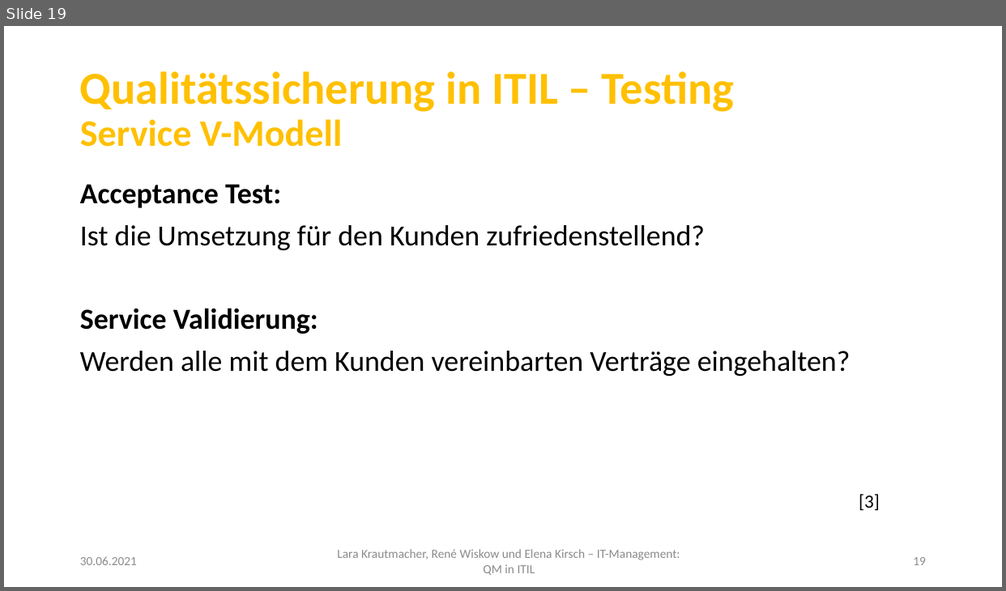
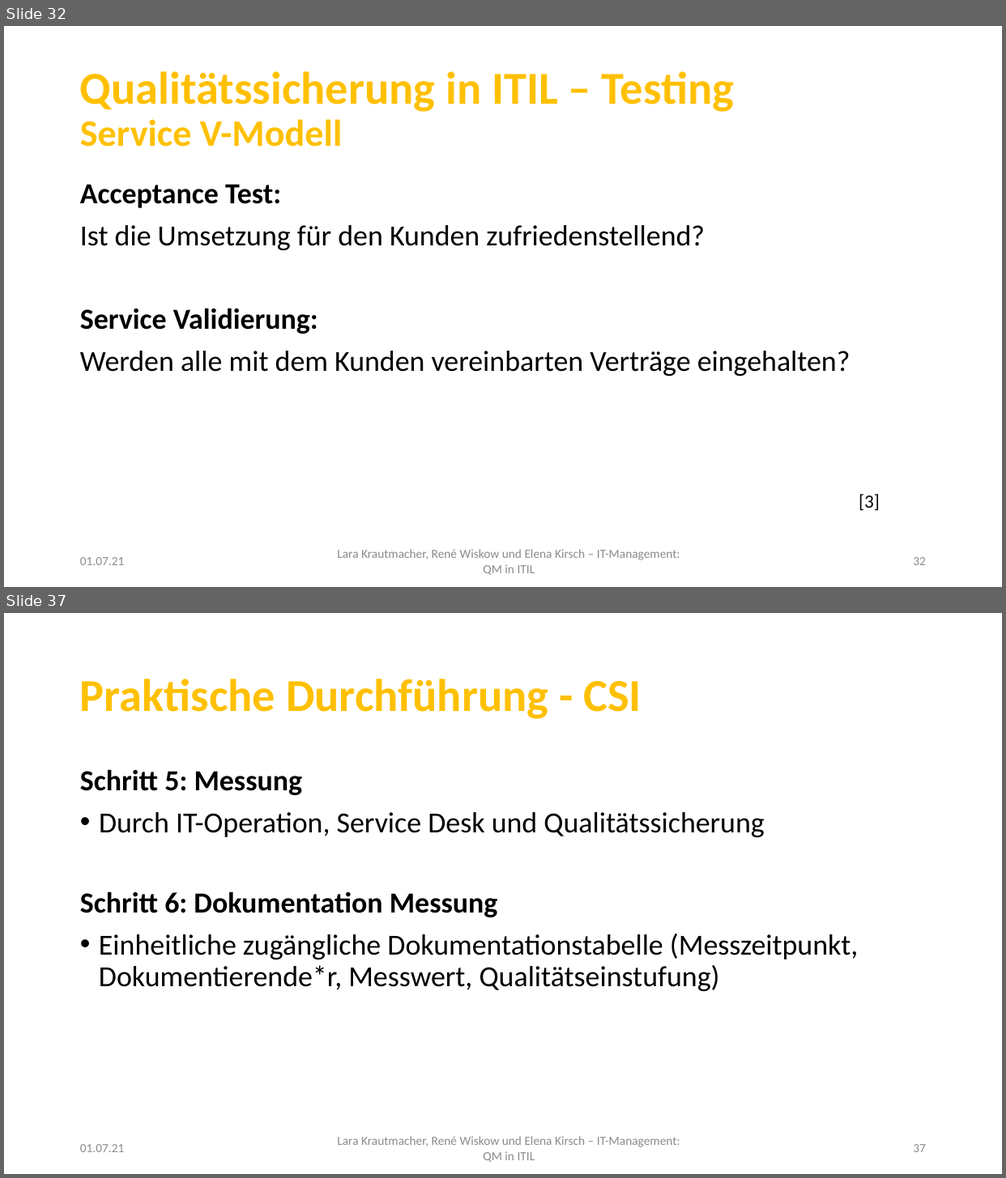
Before and after one commit to LaraKrauti/Qualitaetssicherung, a slide deck: LaraKrautmacher_RenéWiskow_ElenaKirsch_ITManagement.pptx. Shown one above the other, each under a label of ours: slide 19 before the commit, slides 32 and 37 after it; the slides between them are not shown. The pictures are 1006x591 and 1006x1178 pixels, drawn with LibreOffice and Linux fonts; fonts in the diff are those of the drawing; background and template pictures are left out. Boxes give left, top, right and bottom in pixels: in the first picture for what was removed or moved away, otherwise in the second. Text is boxed around its words. In the diff, an @@ line names an element or a change of style, - is before the commit and + after.

Commit message:
Folien Qualitätssicherung Theorie und Praxis

```diff
--- a/LaraKrautmacher_RenéWiskow_ElenaKirsch_ITManagement.pptx
+++ b/LaraKrautmacher_RenéWiskow_ElenaKirsch_ITManagement.pptx
@@ slide 37 added at <box>4,613,1002,1174</box>, background #FFFFFF; not listed: 1 template element that a slide beside it also shows @@
@@ title added at <box>80,679,641,719</box>, 44 pt, text #FFC000, bold @@
+Praktische Durchführung - CSI
@@ text added at <box>80,769,764,837</box>, 28 pt, text #000000 @@
+Schritt 5: Messung
+• Durch IT-Operation, Service Desk und Qualitätssicherung
@@ text added at <box>80,892,858,991</box>, 28 pt, text #000000 @@
+Schritt 6: Dokumentation Messung
+• Einheitliche zugängliche Dokumentationstabelle (Messzeitpunkt, Dokumentierende*r, Messwert, Qualitätseinstufung)
@@ text added at <box>80,1144,124,1152</box>, 12 pt, text #8C8C8C @@
+01.07.21
@@ page number added at <box>913,1144,926,1152</box>, 12 pt, text #8C8C8C @@
+37
@@ what was slide 19 is now slide 32 @@
@@ slide 32 changed as well @@
@@ text at <box>80,557,124,565</box>: text changed @@
-30.06.2021
+01.07.21
@@ page number at <box>913,557,926,565</box>: text changed @@
-19
+32
```
Also in this commit, not shown: 30 other slides changed, 21 other slides added, 1 slide removed, 10 other files.
